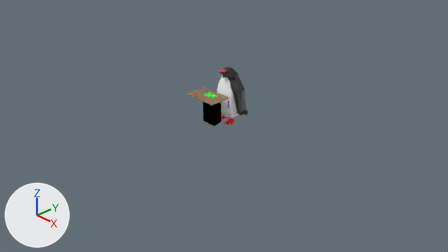
Renders of the Blender file penguin_2.8.blend from each side of a commit.
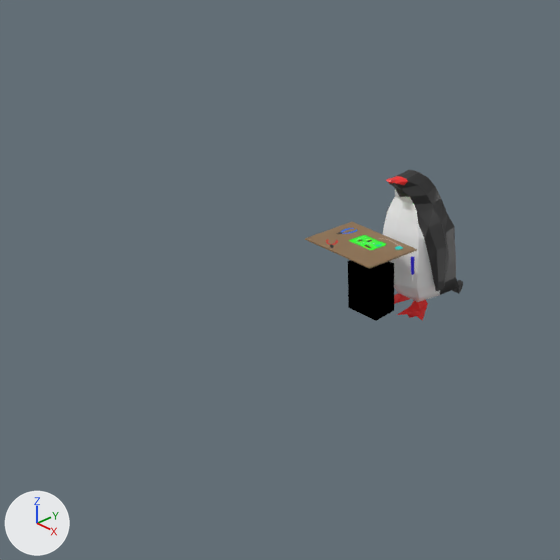
Each version appears first from the file's camera 'Camera', and next in a close-up on the part from 15% to 64% of the width and 0% to 87% of the height. Lighting does not change. The marker at lower left points along +X, +Y and +Z.

In view in the first close-up: 'Maeh_electro', 'Mesh_chair', 'Mesh_electro_table', 'penguin_pen'.
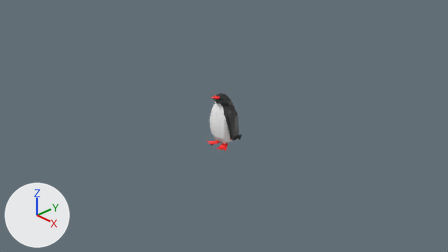
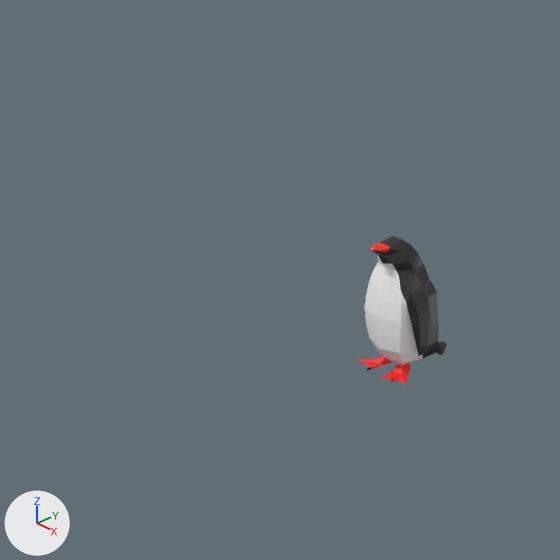
Where the newer file only moved an object's origin or applied its transform, the numbers keep the older frame.

Boxes (x1, y1, x2, y2) around the edits, measured in the close-ups (560 x 560 px):
'penguin_pen', moved
    before: (382, 170, 463, 321)
    after: (356, 236, 446, 385)
'Mesh_electro_table', hidden (brown)
    before: (305, 222, 417, 269)
'Mesh_chair', hidden (black)
    before: (348, 260, 394, 321)
'Maeh_electro', hidden
    before: (411, 257, 414, 282)

The change in detail:
me_chair has 8 vertices, 6 faces and spans x -0.897..-0.615, y -0.1..0.1, z -0.1..0.253.
me_chair is used by ob_mesh_chair; location (0.858, -0.351, 0.273).
me_chair part 1: the whole mesh is moved by (0.756, 0.005, -0.076).
Object 'penguin_pen' (ob_penguin_pen) moves from (0.014, 0.125, 0.01) to (0.004, -0.031, -0.446).
Object 'Mesh_chair' (ob_mesh_chair) moves from (0.858, -0.351, 0.273) to (-0.005, 0.137, 0.188).
Object 'Mesh_chair' (ob_mesh_chair) is now hidden.
Object 'Maeh_electro' (ob_maeh_electro) is now hidden.
Object 'Mesh_electro_table' (ob_mesh_electro_table) is now hidden.
